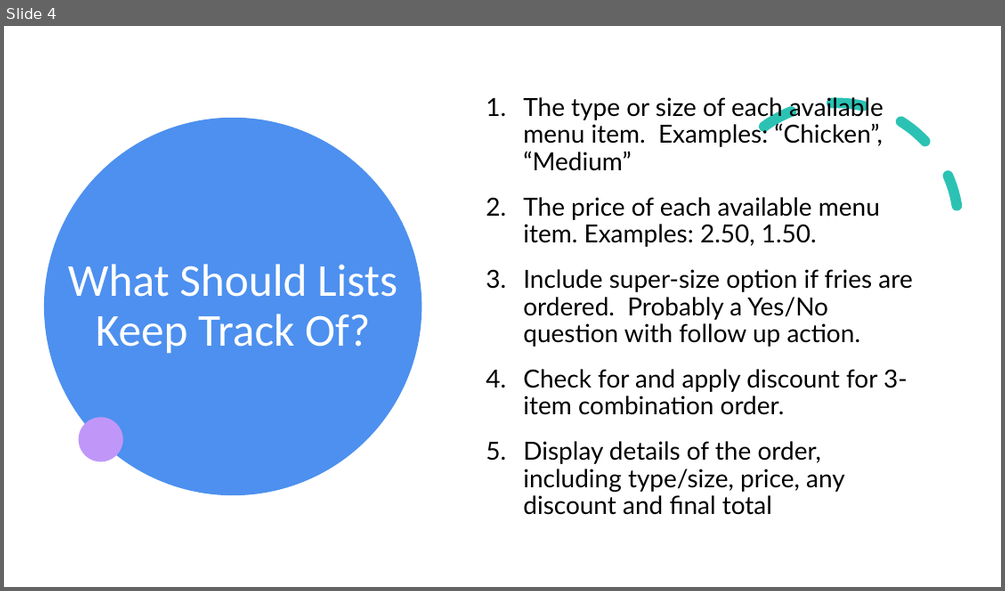
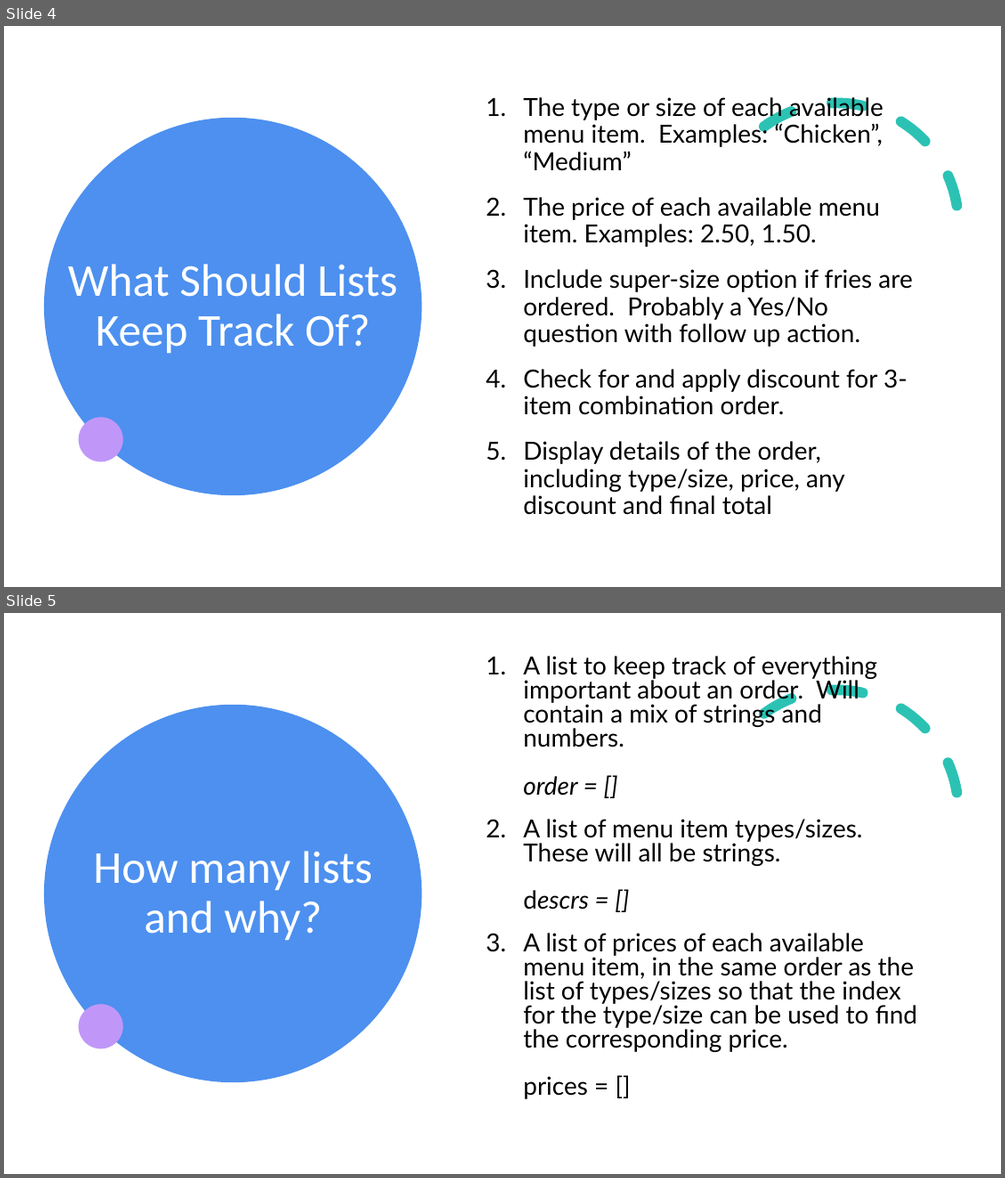
Before and after one commit to fmorriso/python-combo-menu-using-list, a slide deck: Combo Menu with lists using python.pptx. Shown one above the other, each under a label of ours: slide 4 before the commit, slides 4 and 5 after it. The pictures are 1005x591 and 1005x1178 pixels, drawn with LibreOffice and Linux fonts; fonts in the diff are those of the drawing. Boxes give left, top, right and bottom in pixels: in the first picture for what was removed or moved away, otherwise in the second. Text is boxed around its words. In the diff, an @@ line names an element or a change of style, - is before the commit and + after.

```diff
--- a/Combo Menu with lists using python.pptx
+++ b/Combo Menu with lists using python.pptx
@@ slide 5 added at bbox=[4, 613, 1001, 1174], background #FFFFFF; not listed: 3 template elements that a slide beside it also shows @@
@@ text added at bbox=[523, 656, 917, 1099], 24 pt, text #000000 @@
+1. A list to keep track of everything important about an order. Will contain a mix of strings and numbers.
+   order = []
+2. A list of menu item types/sizes. These will all be strings.
+   descrs = []
+3. A list of prices of each available menu item, in the same order as the list of types/sizes so that the index for the type/size can be used to find the corresponding price.
+   prices = []
@@ title added at bbox=[93, 851, 372, 941], 44 pt, text #FFFFFF @@
+How many lists and why?
```
Also in this commit, not shown: 3 other slides added, 1 other file.
